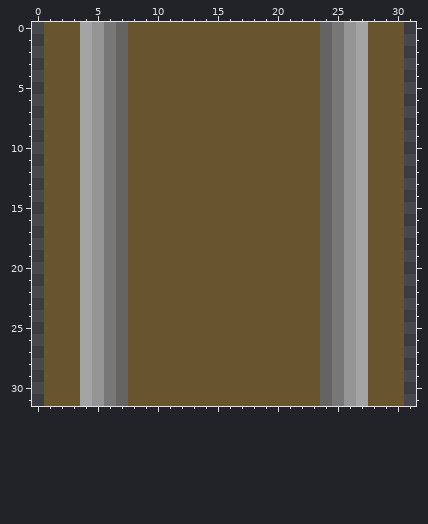
Pixel-art sprite, stored at assets/images/raiways/railway.png. That is the earlier state.
The file is 32x32 pixels. Pixels under 10% opacity are left out. Colours within 5 levels of each other are drawn and written as one.
New version:
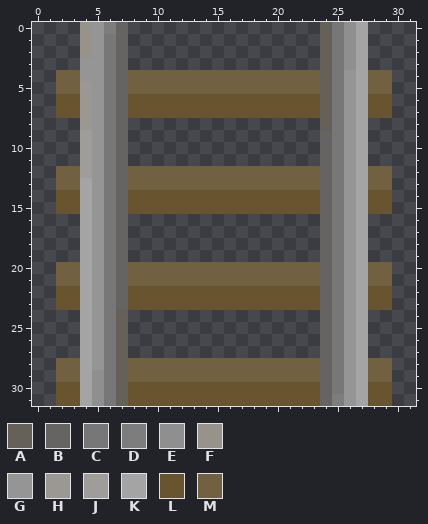
Palette (. is transparent): A #656158  B #656463  C #777777  D #7d7d7d  E #8f8f8f  F #97938b  G #959595  H #9b9893  J #9e9d99  K #a4a4a4  L #68542e  M #716141
Edits made:
y 0: x 1..4 LLLK -> ...F; x 6 C -> D; x 8..24 LLLLLLLLLLLLLLLLB -> ................A; x 26 G -> E; x 28..30 LLL -> ...
y 1..2: x 1..4 LLLK -> ...F; x 8..24 LLLLLLLLLLLLLLLLB -> ................A; x 26 G -> E; x 28..30 LLL -> ...
y 3: x 1..4 LLLK -> ...G; x 8..24 LLLLLLLLLLLLLLLLB -> ................A; x 26 G -> E; x 28..30 LLL -> ...
y 4: x 1..4 LLLK -> .MMG; x 8..24 LLLLLLLLLLLLLLLLB -> MMMMMMMMMMMMMMMMA; x 28..30 LLL -> MM.
y 5: x 1..4 LLLK -> .MMH; x 8..24 LLLLLLLLLLLLLLLLB -> MMMMMMMMMMMMMMMMA; x 28..30 LLL -> MM.
y 6..7: x 1 L -> .; x 4 K -> H; x 24 B -> A; x 30 L -> .
y 8: x 1..4 LLLK -> ...H; x 8..24 LLLLLLLLLLLLLLLLB -> ................A; x 28..30 LLL -> ...
y 9..11: x 1..4 LLLK -> ...J; x 8..23 LLLLLLLLLLLLLLLL -> ................; x 28..30 LLL -> ...
y 12: x 1..4 LLLK -> .MMJ; x 8..23 LLLLLLLLLLLLLLLL -> MMMMMMMMMMMMMMMM; x 28..30 LLL -> MM.
y 13: x 1..3 LLL -> .MM; x 8..23 LLLLLLLLLLLLLLLL -> MMMMMMMMMMMMMMMM; x 28..30 LLL -> MM.
y 14..15: x 1 L -> .; x 30 L -> .
y 16..19: x 1..3 LLL -> ...; x 8..23 LLLLLLLLLLLLLLLL -> ................; x 28..30 LLL -> ...
y 20..21: x 1..3 LLL -> .MM; x 8..23 LLLLLLLLLLLLLLLL -> MMMMMMMMMMMMMMMM; x 28..30 LLL -> MM.
y 22..23: x 1 L -> .; x 30 L -> .
y 24..27: x 1..3 LLL -> ...; x 7..23 BLLLLLLLLLLLLLLLL -> A................; x 28..30 LLL -> ...
y 28: x 1..3 LLL -> .MM; x 7..23 BLLLLLLLLLLLLLLLL -> AMMMMMMMMMMMMMMMM; x 28..30 LLL -> MM.
y 29: x 1..3 LLL -> .MM; x 5 G -> E; x 7..23 BLLLLLLLLLLLLLLLL -> AMMMMMMMMMMMMMMMM; x 28..30 LLL -> MM.
y 30: x 1 L -> .; x 5 G -> E; x 7 B -> A; x 30 L -> .
y 31: x 1 L -> .; x 5 G -> E; x 7 B -> A; x 25 C -> D; x 30 L -> .
Boxes around the changes in both pictures, in picture pixels (x1, y1, x2, y2):
changed: (44, 22, 404, 406)
